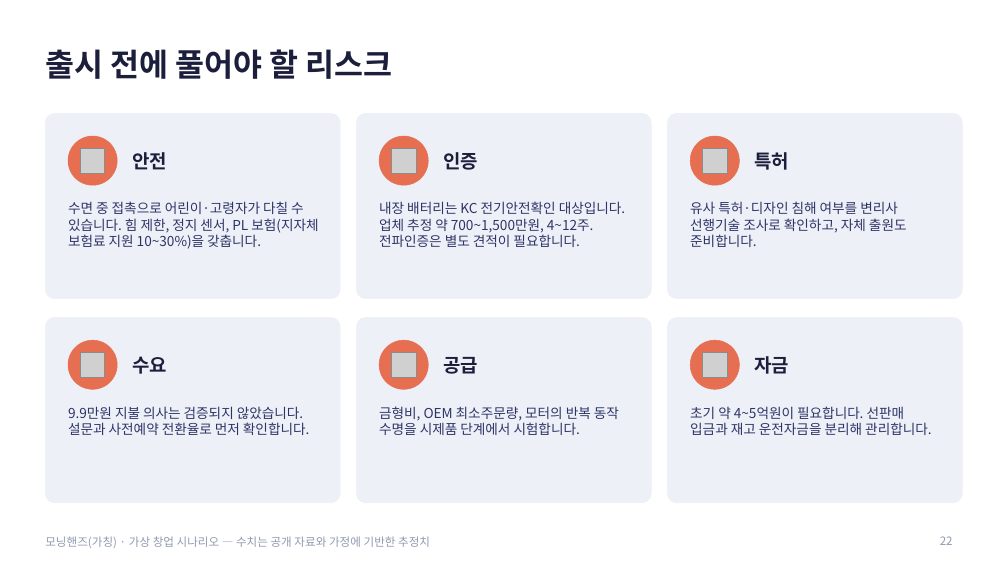
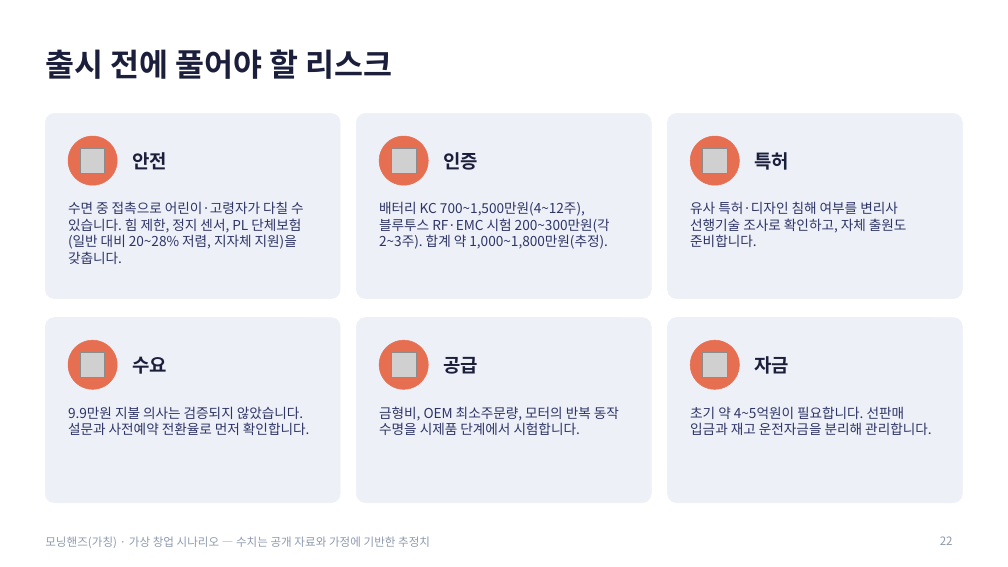
Before and after one commit to g975682-source/-, a slide deck: slide 22 of MorningHands_Business_Analysis.pptx. Drawn at 1008x567 pixels with LibreOffice and Linux fonts; fonts in the diff are those of the drawing; grey boxes stand for pictures. Boxes give left, top, right and bottom in pixels: in the first picture for what was removed or moved away, otherwise in the second. Text is boxed around its words. In the diff, an @@ line names an element or a change of style, - is before the commit and + after.

```diff
--- a/MorningHands_Business_Analysis.pptx
+++ b/MorningHands_Business_Analysis.pptx
@@ text at [68,201,304,264]: text changed @@
-수면 중 접촉으로 어린이·고령자가 다칠 수 있습니다. 힘 제한, 정지 센서, PL 보험(지자체 보험료 지원 10~30%)을 갖춥니다.
+수면 중 접촉으로 어린이·고령자가 다칠 수 있습니다. 힘 제한, 정지 센서, PL 단체보험(일반 대비 20~28% 저렴, 지자체 지원)을 갖춥니다.
@@ text at [379,201,610,249]: text changed @@
-내장 배터리는 KC 전기안전확인 대상입니다. 업체 추정 약 700~1,500만원, 4~12주. 전파인증은 별도 견적이 필요합니다.
+배터리 KC 700~1,500만원(4~12주), 블루투스 RF·EMC 시험 200~300만원(각 2~3주). 합계 약 1,000~1,800만원(추정).
```
Also in this commit, not shown: 10 other slides changed.
